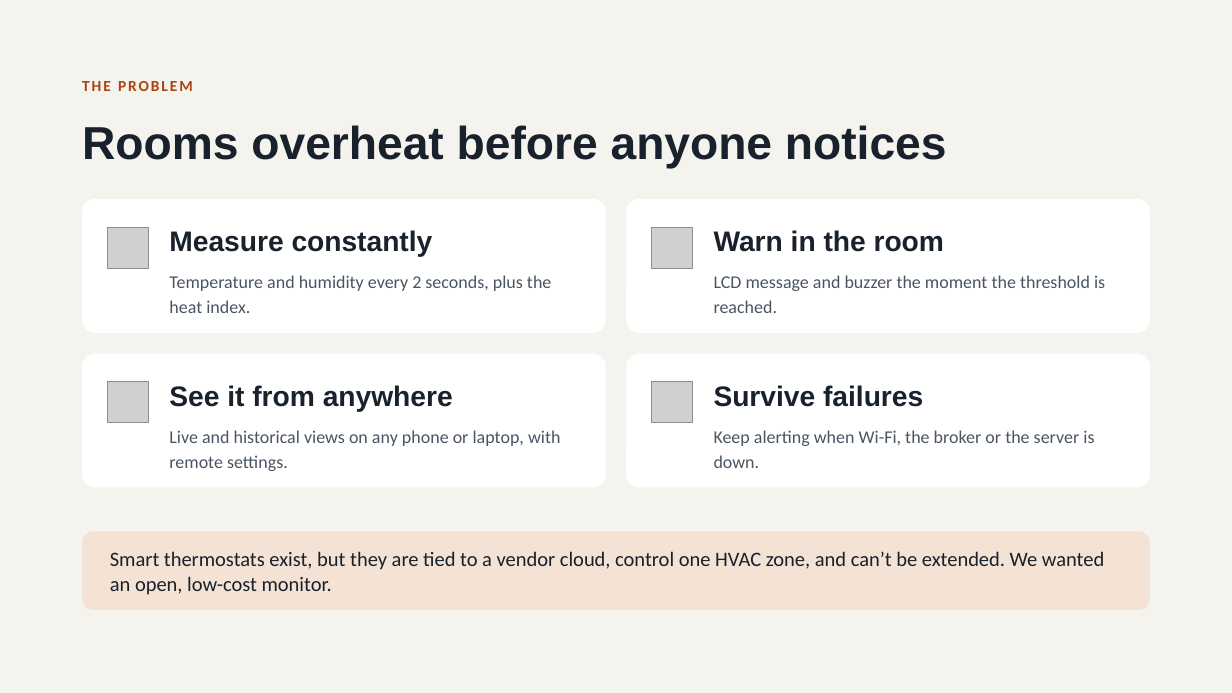
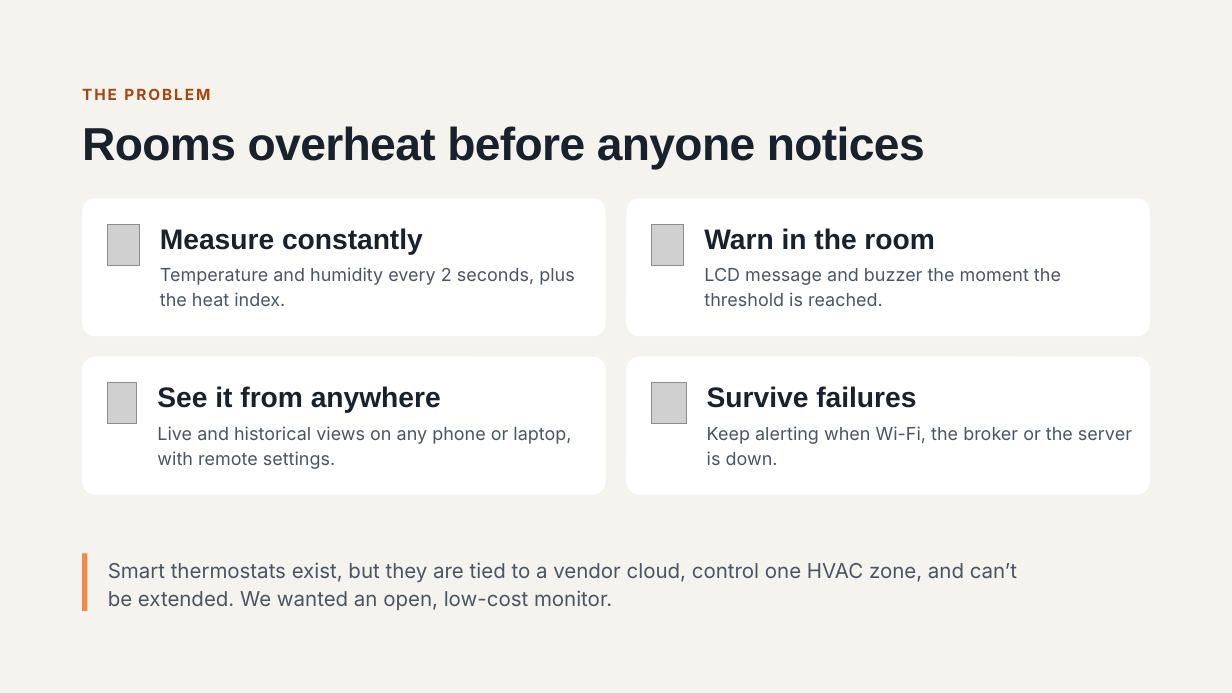
Before and after one commit to tringo286/smart-room-temperature-monitor, a slide deck: slide 2 of docs/presentation/smart-room-presentation.pptx. Drawn at 1232x693 pixels with LibreOffice and Linux fonts; fonts in the diff are those of the drawing; grey boxes stand for pictures. Boxes give left, top, right and bottom in pixels: in the first picture for what was removed or moved away, otherwise in the second. Text is boxed around its words. In the diff, an @@ line names an element or a change of style, - is before the commit and + after.

```diff
--- a/docs/presentation/smart-room-presentation.pptx
+++ b/docs/presentation/smart-room-presentation.pptx
@@ text "THE PROBLEM" at [82,88,210,100]: font Calibri to Inter; line spacing 1 to 16.8pt; less space between paragraphs @@
@@ title "Rooms overheat before anyone notices" at [82,126,925,170]: letter spacing 0 to -0.5 pt; line spacing 1 to 41.4pt @@
@@ picture: place and size @@
-picture at [108,227,149,268]
+picture at [108,224,140,264]
@@ text "Measure constantly": place and size @@
-text "Measure constantly" at [169,230,433,257]
+text "Measure constantly" at [160,228,423,255]
@@ picture: place and size @@
-picture at [653,227,693,268]
+picture at [653,224,685,264]
@@ text "Warn in the room": place and size @@
-text "Warn in the room" at [714,230,944,252]
+text "Warn in the room" at [704,228,934,250]
@@ text "Temperature and humidity every 2 ...": place and size @@
-text "Temperature and humidity every 2 ..." at [169,275,551,313]
+text "Temperature and humidity every 2 ..." at [160,267,574,306]
@@ font Calibri to Inter; line spacing 1.15 to 19.6pt in 4 elements at [707,426,1132,465], [157,426,571,469], [160,267,574,306], [704,268,1061,306] @@
@@ text "LCD message and buzzer the ...": place and size @@
-text "LCD message and buzzer the ..." at [714,275,1105,313]
+text "LCD message and buzzer the ..." at [704,268,1061,306]
@@ rounded rectangle: place and size @@
-rounded rectangle at [82,354,606,488]
+rounded rectangle at [82,357,606,494]
@@ proportions changed in 4 elements at [82,199,606,336], [627,199,1151,336], [82,357,606,494], [627,357,1151,494] @@
@@ rounded rectangle: place and size @@
-rounded rectangle at [627,354,1151,488]
+rounded rectangle at [627,357,1151,494]
@@ picture: place and size @@
-picture at [108,382,149,422]
+picture at [108,383,137,423]
@@ line spacing 1 to 24.2pt in 4 elements at [160,228,423,255], [704,228,934,250], [707,386,916,408], [157,386,441,413] @@
@@ text "See it from anywhere": place and size @@
-text "See it from anywhere" at [169,385,453,411]
+text "See it from anywhere" at [157,386,441,413]
@@ picture: place and size @@
-picture at [653,382,693,422]
+picture at [653,383,687,423]
@@ text "Survive failures": place and size @@
-text "Survive failures" at [714,385,923,407]
+text "Survive failures" at [707,386,916,408]
@@ text "Live and historical views on ...": place and size @@
-text "Live and historical views on ..." at [169,430,560,471]
+text "Live and historical views on ..." at [157,426,571,469]
@@ text "Keep alerting when Wi-Fi, the ...": place and size @@
-text "Keep alerting when Wi-Fi, the ..." at [714,430,1094,468]
+text "Keep alerting when Wi-Fi, the ..." at [707,426,1132,465]
@@ rounded rectangle removed at [82,531,1151,610] @@
@@ line added from (85, 554) to (85, 611), #F08A4B 4 pt @@
@@ text "Smart thermostats exist, but they ...": place and size @@
-text "Smart thermostats exist, but they ..." at [110,551,1104,595]
+text "Smart thermostats exist, but they ..." at [108,562,1017,610]
@@ text "Smart thermostats exist, but they ..." at [108,562,1017,610]: font Calibri to Inter, text colour #18212C to #4A5563; line spacing 1 to 22.4pt; vertical alignment middle to top @@
```
Also in this commit, not shown: 6 other slides changed, 1 other file.
